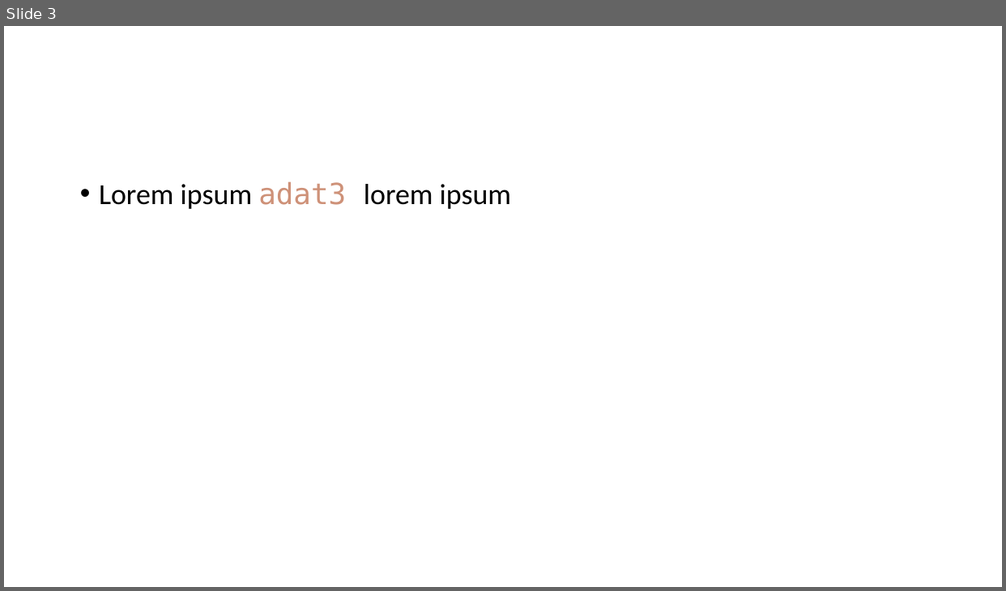
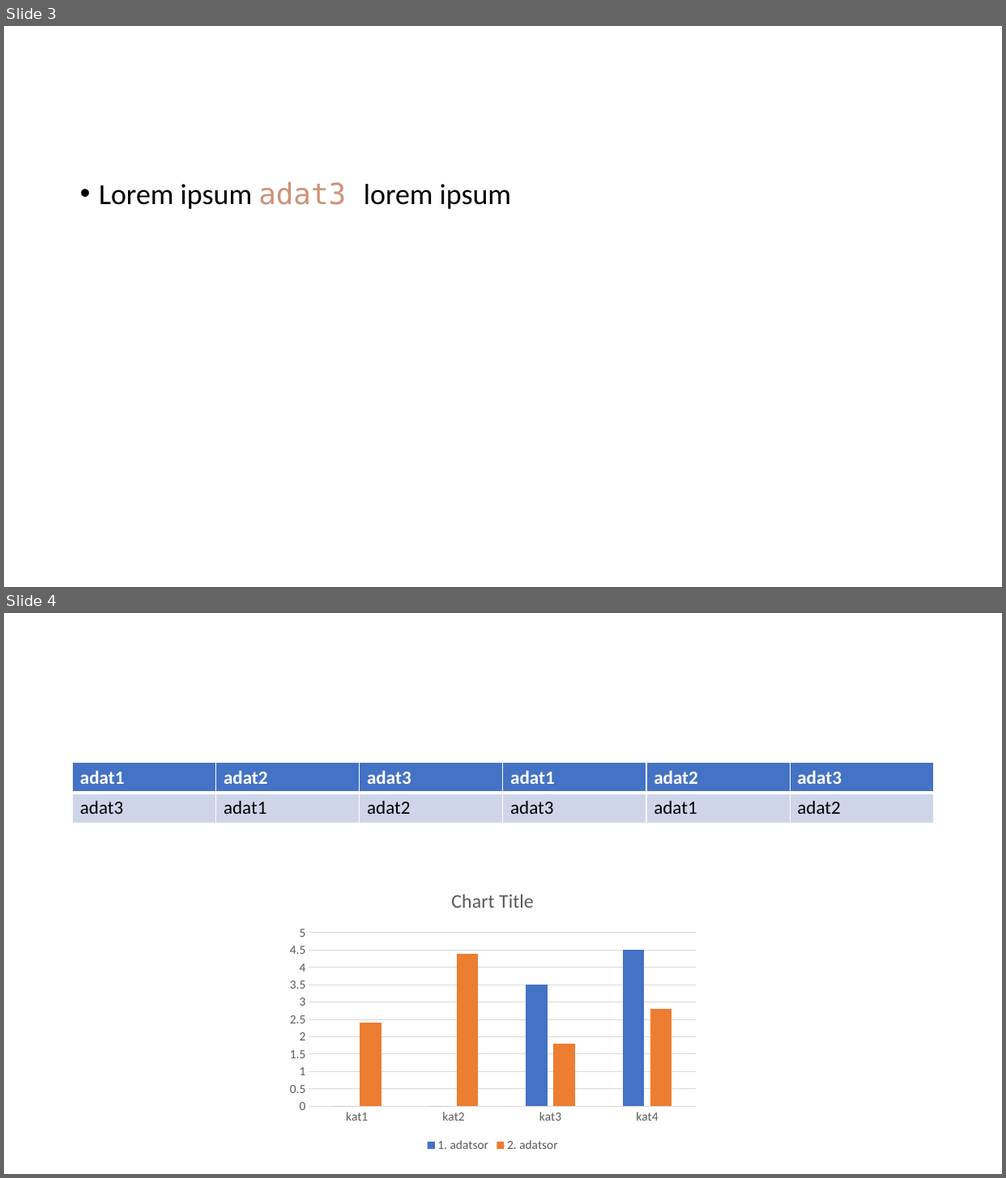
Before and after one commit to akosblack/ppt_script, a slide deck: input/your_presentation.pptx. Shown one above the other, each under a label of ours: slide 3 before the commit, slides 3 and 4 after it. The pictures are 1006x591 and 1006x1178 pixels, drawn with LibreOffice and Linux fonts; fonts in the diff are those of the drawing. Boxes give left, top, right and bottom in pixels: in the first picture for what was removed or moved away, otherwise in the second. Text is boxed around its words. In the diff, an @@ line names an element or a change of style, - is before the commit and + after.

```diff
--- a/input/your_presentation.pptx
+++ b/input/your_presentation.pptx
@@ slide 4 added at bbox=[4, 613, 1002, 1174], background #FFFFFF @@
@@ table added at bbox=[73, 763, 936, 824], 2 rows, 6 columns @@
+adat1 | adat2 | adat3 | adat1 | adat2 | adat3
+adat3 | adat1 | adat2 | adat3 | adat1 | adat2
@@ column chart added at bbox=[282, 875, 705, 1156] @@
+categories: kat1, kat2, kat3, kat4
+1. adatsor: 0, 0, 3.5, 4.5
+2. adatsor: 2.4, 4.4, 1.8, 2.8
```
Also in this commit, not shown: 5 other slides added, 2 other files.
